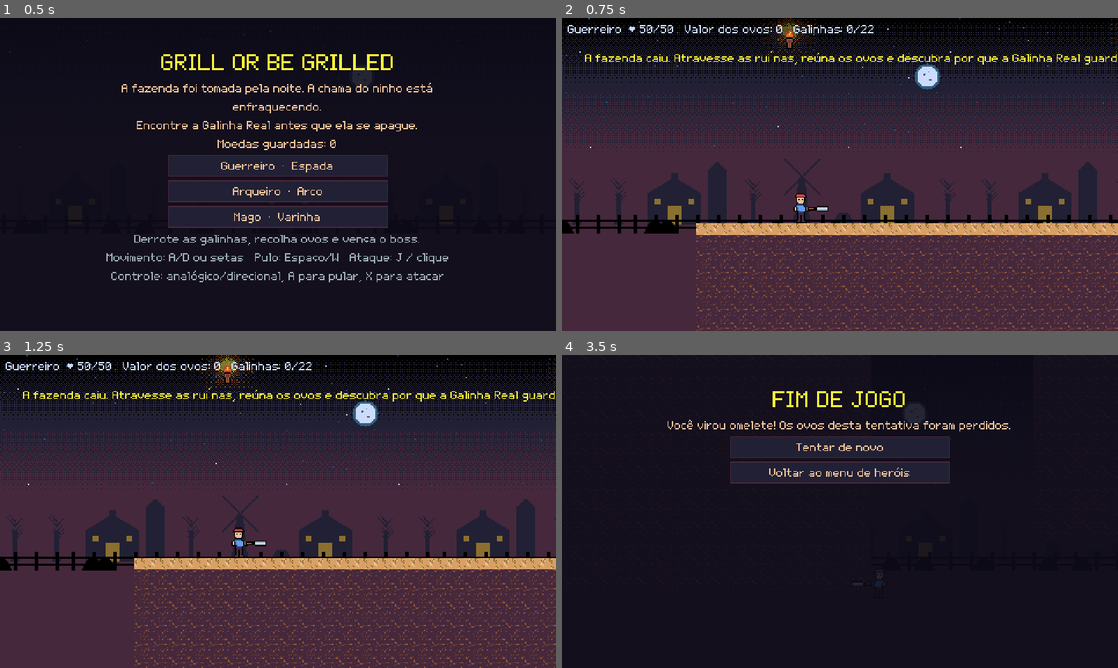
Above: before the commit, frames 1-4 (two rows, left to right).
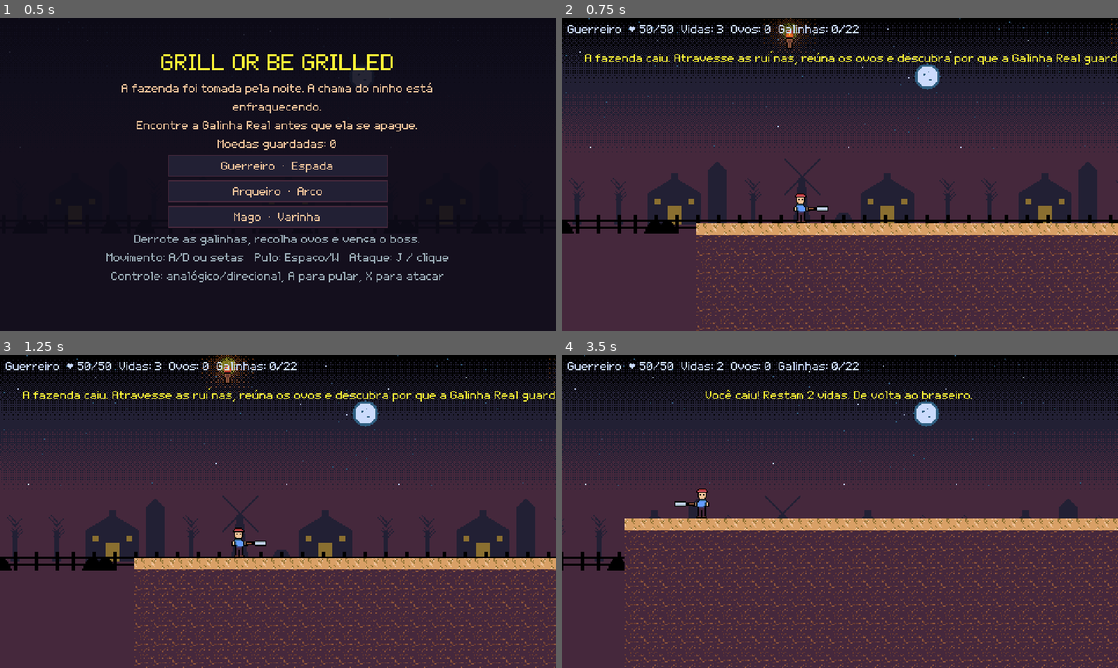
Above: after the commit, the same moments.

Repository: Douglas-Marcondes/grill-or-be-grilled
Game: Godot game, scene res://jogo.tscn
Two runs of this game, one before a commit and one after it. Both use one fixed random seed, a clock stepped at 60 frames per second and the inputs below.
Inputs:
- Up to frame 1 (0.5 s): no input
- Up to frame 2 (0.75 s): click "Guerreiro · Espada" at 0.5 s
- Up to frame 3 (1.25 s): no input
- Up to frame 4 (3.5 s): hold D (andar_direita) 1.28-2.78 s; tap J (atacar) at 1.35, 2.85 s; tap Space (pular) at 1.52, 2.27 s; tap Shift (esquivar) at 2.1 s; hold A (andar_esquerda) from 2.78 s (still down)

Frame 1 is identical in both runs. In frame 2, 0.3% of the frame differs, in the area x 21-56%, y 2-5%; in frame 3, 0.3%; in frame 4, 76%, in the area x 0-100%, y 0-100%.

Commit message:
Braseiros de checkpoint, 3 vidas e paredes no fim do mundo
- Braseiro (tocha fincada) acende ao passar, cura e marca o ponto de volta.
- Cair ou morrer gasta uma vida e volta ao braseiro; morrer na luta
  recompõe a Galinha Real. Sem vidas, a tentativa acaba como antes.
- Paredes invisíveis em x=0 e x=10000 e chão da arena até a parede: o
  salto da Galinha Real a levava para fora do mundo e a luta travava.
- Chefe acorda a 420px (entra no quadro), não a 620px.
- teste_dos_braseiros; teste de fumaça falha se o herói cair da arena.

Diff:
--- /dev/null
+++ b/grill-or-be-grilled/braseiro.gd
@@ -0,0 +1,51 @@
+extends Area2D
+
+## Braseiro de checkpoint: apagado ate o heroi passar, depois aceso para sempre.
+##
+## Acender cura o heroi e marca o ponto de volta: com 3 vidas, cair ou apanhar
+## devolve o jogador ao ultimo braseiro em vez do comeco dos 10000px da fase.
+## Reaproveita a tocha do cenario (scripts/tochas.gd) fincada no chao: apagado
+## mostra so o castical, aceso ganha chama e halo.
+##
+## Exemplo: um no em EditorPreview/Personagens/Braseiros no jogo.tscn vira um
+## braseiro na posicao do marcador (o pe do castical).
+
+const Tochas = preload("res://scripts/tochas.gd")
+
+## Altura do castical da tocha: ancorado pelo topo, sobe isso para pisar no chao.
+const ALTURA_DO_CASTICAL := 10.0
+
+var aceso := false
+var tocha: Node2D
+
+
+func _ready() -> void:
+	collision_layer = 0
+	collision_mask = 1
+	var forma := CollisionShape2D.new()
+	var retangulo := RectangleShape2D.new()
+	retangulo.size = Vector2(24, 60)
+	forma.shape = retangulo
+	forma.position.y = -30
+	add_child(forma)
+	tocha = Tochas.Tocha.new()
+	tocha.position.y = -ALTURA_DO_CASTICAL
+	add_child(tocha)
+	_mostrar_chama(false)
+	body_entered.connect(_on_body_entered)
+
+
+func _mostrar_chama(visivel: bool) -> void:
+	for parte in [tocha.chama, tocha.halo]:
+		if parte:
+			parte.visible = visivel
+
+
+func _on_body_entered(body: Node2D) -> void:
+	if aceso or not body.is_in_group("player"):
+		return
+	aceso = true
+	_mostrar_chama(true)
+	var game := get_tree().get_first_node_in_group("game")
+	if game:
+		game.checkpoint_reached(global_position)
--- a/grill-or-be-grilled/chicken_boss.gd
+++ b/grill-or-be-grilled/chicken_boss.gd
@@ -22,7 +22,9 @@
 	Golpe.SALTO: Color("df7126"),
 	Golpe.PENAS: Color("d95763"),
 }
-const DISTANCIA_DE_DESPERTAR := 620.0
+## Ela acorda quando entra no quadro; com 620px acordava antes de aparecer e o
+## braseiro da porta da arena caia dentro da luta.
+const DISTANCIA_DE_DESPERTAR := 420.0
 const VELOCIDADE_DA_INVESTIDA := 470.0
 const DURACAO_DA_INVESTIDA := 0.5
 const IMPULSO_DO_SALTO := -560.0
--- a/grill-or-be-grilled/fase1.gd
+++ b/grill-or-be-grilled/fase1.gd
@@ -5,6 +5,7 @@
 const BossScript = preload("res://chicken_boss.gd")
 const EggScript = preload("res://egg_pickup.gd")
 const EffectScript = preload("res://pixel_effect.gd")
+const BraseiroScript = preload("res://braseiro.gd")
 const TEMA = preload("res://tema_pixel.tres")
 const Terreno = preload("res://scripts/terreno.gd")
 const Tochas = preload("res://scripts/tochas.gd")
@@ -27,6 +28,10 @@
 var end_message := ""
 var proximo_marco := 4
 var boss_intro_shown := false
+## Vidas por tentativa: acabar com elas e o "fim de jogo" que perde os ovos.
+const VIDAS_POR_TENTATIVA := 3
+var vidas := VIDAS_POR_TENTATIVA
+var checkpoint := Vector2.ZERO
 
 func _ready() -> void:
 	var preview_characters := get_node_or_null("EditorPreview/Personagens")
@@ -56,6 +61,23 @@
 		return
 	Terreno.montar(level_art)
 	Tochas.montar(level_art)
+	_build_world_walls()
+
+
+func _build_world_walls() -> void:
+	"""Paredes invisiveis em x=0 e x=LEVEL_END. Sem elas o salto da Galinha
+	Real a levava para fora do fim da arena e ela caia para sempre: a luta
+	ficava impossivel de vencer (achado pelo teste de fumaca na arena)."""
+	for x in [0.0, LEVEL_END]:
+		var wall := StaticBody2D.new()
+		wall.collision_layer = 1
+		var shape := CollisionShape2D.new()
+		var rect := RectangleShape2D.new()
+		rect.size = Vector2(40, 2000)
+		shape.shape = rect
+		shape.position = Vector2(x + (20.0 if x > 0.0 else -20.0), 0)
+		wall.add_child(shape)
+		add_child(wall)
 
 
 func _build_ui() -> void:
@@ -110,6 +132,7 @@
 	_clear_level()
 	GameData.begin_run()
 	chickens_defeated = 0
+	vidas = VIDAS_POR_TENTATIVA
 	proximo_marco = 4
 	boss_intro_shown = false
 	screen = "playing"
@@ -122,9 +145,15 @@
 	for marker in egg_markers:
 		var egg_kind := int(marker.get_meta("egg_kind", 1))
 		_place_egg(marker.global_position, egg_kind)
+	for marker in get_node("EditorPreview/Personagens/Braseiros").get_children():
+		var braseiro := Area2D.new()
+		braseiro.set_script(BraseiroScript)
+		braseiro.position = marker.global_position
+		_register_level_object(braseiro)
+	checkpoint = get_node("EditorPreview/Personagens/Jogador").global_position
 	player = CharacterBody2D.new()
 	player.set_script(PlayerScript)
-	player.position = get_node("EditorPreview/Personagens/Jogador").global_position
+	player.position = checkpoint
 	player.configure(GameData.selected_class)
 	_register_level_object(player)
 	var camera := player.get_node_or_null("Camera2D") as Camera2D
@@ -257,19 +286,44 @@
 func boss_enraged() -> void:
 	show_message("A Galinha Real se enfurece! Os golpes ficam mais rápidos.", 3.0)
 
+func checkpoint_reached(at: Vector2) -> void:
+	checkpoint = at + Vector2(0, -2)
+	if is_instance_valid(player):
+		player.health = player.max_health
+	update_hud()
+	show_message("Braseiro aceso! Vida cheia. Se cair, você volta aqui.", 3.0)
+
 func player_died() -> void:
 	if screen != "playing":
+		return
+	vidas -= 1
+	if vidas > 0:
+		_respawn_player.call_deferred()
 		return
 	screen = "dead"
 	GameData.fail_run()
 	GameData.save_progress()
 	show_end_panel("Você virou omelete! Os ovos desta tentativa foram perdidos.", "Tentar de novo", func(): start_level())
 
+func _respawn_player() -> void:
+	"""Volta ao ultimo braseiro com vida cheia. A Galinha Real tambem se
+	recompoe: morrer na luta recomeca a luta, nao so a vida do heroi."""
+	if not is_instance_valid(player):
+		return
+	player.renascer(checkpoint)
+	if is_instance_valid(boss) and boss.despertou:
+		boss.queue_free()
+		boss = null
+		boss_intro_shown = false
+		_spawn_boss()
+	update_hud()
+	show_message("Você caiu! Restam %d vidas. De volta ao braseiro." % vidas if vidas > 1 else "Última vida! Cuidado.", 3.0)
+
 func update_hud() -> void:
 	if not hud_label:
 		return
 	if screen == "playing" and is_instance_valid(player):
-		hud_label.text = "%s  ♥ %d/%d   Valor dos ovos: %d   Galinhas: %d/%d" % [GameData.selected_class, player.health, player.max_health, GameData.run_eggs, chickens_defeated, total_chickens]
+		hud_label.text = "%s  ♥ %d/%d  Vidas: %d  Ovos: %d  Galinhas: %d/%d" % [GameData.selected_class, player.health, player.max_health, vidas, GameData.run_eggs, chickens_defeated, total_chickens]
 	else:
 		hud_label.text = "Ovos: %d   Moedas: %d" % [GameData.run_eggs, GameData.gold]
 
--- a/grill-or-be-grilled/ferramentas/teste_de_fumaca.gd
+++ b/grill-or-be-grilled/ferramentas/teste_de_fumaca.gd
@@ -68,9 +68,16 @@
 		printerr("FALHOU: %s" % falha)
 		get_tree().quit(1)
 		return
+	var vidas_antes: int = game.vidas
 	var dano_no_chefe := await _lutar_na_arena(game)
-	if dano_no_chefe <= 0:
-		printerr("FALHOU: a luta na arena nao feriu a Galinha Real")
+	if game.vidas < vidas_antes:
+		# Com 999 de vida so a queda mata: a arena tinha uma fresta no fim do
+		# mundo e a Galinha Real caia por ela, travando a luta.
+		falha = "o heroi caiu para fora da arena"
+	elif dano_no_chefe <= 0:
+		falha = "a luta na arena nao feriu a Galinha Real"
+	if not falha.is_empty():
+		printerr("FALHOU: %s" % falha)
 		get_tree().quit(1)
 		return
 	print("SMOKE_OK avancou=%.0fpx galinhas_restantes=%d dano_no_chefe=%d" % [avancou, get_tree().get_nodes_in_group("enemies").size(), dano_no_chefe])
@@ -94,9 +101,13 @@
 		_alternar("pular", passo, 70)
 		_alternar("esquivar", passo, 95)
 		await get_tree().physics_frame
+		if OS.has_environment("RASTRO") and passo % 15 == 0:
+			print("arena passo=%d heroi=(%.0f,%.0f) chefe=(%.0f,%.0f) vidas=%d" % [passo, jogador.global_position.x, jogador.global_position.y, chefe.global_position.x, chefe.global_position.y, game.vidas])
 		Input.action_release(lado)
 	for acao in ACOES + ["esquivar"]:
 		Input.action_release(acao)
+	if OS.has_environment("RASTRO"):
+		print("arena: chefe_valido=%s vidas=%d tela=%s" % [is_instance_valid(chefe), game.vidas, game.screen])
 	return 24 if not is_instance_valid(chefe) else chefe.max_health - chefe.health
 
 
--- /dev/null
+++ b/grill-or-be-grilled/ferramentas/teste_dos_braseiros.gd
@@ -0,0 +1,65 @@
+extends Node2D
+
+# Testes de checkpoint e vidas na fase de verdade: passar no braseiro acende,
+# cura e marca o ponto de volta; cair devolve ao braseiro gastando uma vida;
+# a ultima vida perdida encerra a tentativa.
+#
+#   ./Godot_v4.7.2-stable_linux.x86_64 --headless --path grill-or-be-grilled \
+#       res://ferramentas/teste_dos_braseiros.tscn
+
+var _falhas: PackedStringArray = []
+
+func _ready() -> void:
+	var game := preload("res://jogo.tscn").instantiate()
+	add_child(game)
+	await get_tree().process_frame
+	game.choose_class("Guerreiro")
+	for inimigo in get_tree().get_nodes_in_group("enemies"):
+		inimigo.queue_free()
+	await get_tree().physics_frame
+	var braseiro: Vector2 = game.get_node("EditorPreview/Personagens/Braseiros/Braseiro2").global_position
+	await _testar_acender(game, braseiro)
+	await _testar_queda_volta_ao_braseiro(game, braseiro)
+	await _testar_fim_das_vidas(game)
+	for falha in _falhas:
+		printerr("FALHOU: %s" % falha)
+	if _falhas.is_empty():
+		print("BRASEIROS_OK 3 verificacoes")
+	get_tree().quit(0 if _falhas.is_empty() else 1)
+
+
+func _testar_acender(game: Node, braseiro: Vector2) -> void:
+	game.player.health = 5
+	game.player.global_position = braseiro + Vector2(0, -2)
+	await _esperar(5)
+	_exigir("braseiro cura e marca a volta", game.player.health == game.player.max_health and game.checkpoint.distance_to(braseiro) < 4.0,
+		"vida=%d checkpoint=%s" % [game.player.health, game.checkpoint])
+
+
+func _testar_queda_volta_ao_braseiro(game: Node, braseiro: Vector2) -> void:
+	await _cair(game)
+	_exigir("queda volta ao braseiro com uma vida a menos",
+		game.screen == "playing" and game.vidas == 2 and game.player.global_position.distance_to(braseiro) < 20.0,
+		"tela=%s vidas=%d em %s" % [game.screen, game.vidas, game.player.global_position])
+
+
+func _testar_fim_das_vidas(game: Node) -> void:
+	await _cair(game)
+	await _cair(game)
+	_exigir("sem vidas a tentativa acaba", game.screen == "dead", "tela=%s vidas=%d" % [game.screen, game.vidas])
+
+
+func _cair(game: Node) -> void:
+	game.player.invulnerability = 0.0
+	game.player.global_position = Vector2(game.player.global_position.x, 900.0)
+	await _esperar(5)
+
+
+func _esperar(frames: int) -> void:
+	for frame in frames:
+		await get_tree().physics_frame
+
+
+func _exigir(nome: String, condicao: bool, detalhe: String) -> void:
+	if not condicao:
+		_falhas.append("%s: %s" % [nome, detalhe])
--- /dev/null
+++ b/grill-or-be-grilled/ferramentas/teste_dos_braseiros.tscn
@@ -0,0 +1,4 @@
+[gd_scene load_steps=2 format=3]
+[ext_resource type="Script" path="res://ferramentas/teste_dos_braseiros.gd" id="1"]
+[node name="TesteDosBraseiros" type="Node2D"]
+script = ExtResource("1")
--- a/grill-or-be-grilled/jogo.tscn
+++ b/grill-or-be-grilled/jogo.tscn
@@ -598,7 +598,7 @@
 position = Vector2(-19, -9.29155)
 scale = Vector2(1, 1.0291663)
 color = Color(0.341176, 0.262745, 0.305882, 1)
-polygon = PackedVector2Array(9140, 490, 9445, 492.91504, 9501, 505.54663, 9595, 518.1782, 9700, 519.1499, 9733, 517.20654, 9814, 511.3766, 9866, 504.57495, 9920, 490.00006, 9939, 480.28345, 10000, 490, 10000, 730, 9140, 730)
+polygon = PackedVector2Array(9140, 490, 9445, 492.91504, 9501, 505.54663, 9595, 518.1782, 9700, 519.1499, 9733, 517.20654, 9814, 511.3766, 9866, 504.57495, 9920, 490.00006, 9939, 480.28345, 10020, 490, 10020, 730, 9140, 730)
 
 [node name="Grama17" type="Polygon2D" parent="EditorPreview/Cenario" unique_id=1520934960]
 position = Vector2(-19, -4)
@@ -830,7 +830,7 @@
 metadata/tipo = "galo"
 
 [node name="Bot16" type="Polygon2D" parent="EditorPreview/Personagens/Bots" unique_id=1327343584]
-position = Vector2(9250, 486)
+position = Vector2(8300, 496)
 color = Color(1, 0.941176, 0.811765, 1)
 polygon = PackedVector2Array(-18, -30, 18, -30, 18, -4, -18, -4, -22, -20, -14, -36, -9, -32, -9, -20, 9, -20, 9, -32, 14, -36, 22, -20, 18, -4)
 metadata/tipo = "atiradeira"
@@ -867,6 +867,28 @@
 position = Vector2(8900, 426)
 color = Color(1, 0.941176, 0.811765, 1)
 polygon = PackedVector2Array(-18, -30, 18, -30, 18, -4, -18, -4, -22, -20, -14, -36, -9, -32, -9, -20, 9, -20, 9, -32, 14, -36, 22, -20, 18, -4)
+
+[node name="Braseiros" type="Node2D" parent="EditorPreview/Personagens"]
+
+[node name="Braseiro1" type="Polygon2D" parent="EditorPreview/Personagens/Braseiros"]
+position = Vector2(2400, 430)
+color = Color(0.87451, 0.443137, 0.14902, 1)
+polygon = PackedVector2Array(-4, 0, 4, 0, 4, -12, 7, -20, 0, -26, -7, -20, -4, -12)
+
+[node name="Braseiro2" type="Polygon2D" parent="EditorPreview/Personagens/Braseiros"]
+position = Vector2(4620, 370)
+color = Color(0.87451, 0.443137, 0.14902, 1)
+polygon = PackedVector2Array(-4, 0, 4, 0, 4, -12, 7, -20, 0, -26, -7, -20, -4, -12)
+
+[node name="Braseiro3" type="Polygon2D" parent="EditorPreview/Personagens/Braseiros"]
+position = Vector2(6900, 450)
+color = Color(0.87451, 0.443137, 0.14902, 1)
+polygon = PackedVector2Array(-4, 0, 4, 0, 4, -12, 7, -20, 0, -26, -7, -20, -4, -12)
+
+[node name="Braseiro4" type="Polygon2D" parent="EditorPreview/Personagens/Braseiros"]
+position = Vector2(9160, 494)
+color = Color(0.87451, 0.443137, 0.14902, 1)
+polygon = PackedVector2Array(-4, 0, 4, 0, 4, -12, 7, -20, 0, -26, -7, -20, -4, -12)
 
 [node name="GalinhaReal" type="Polygon2D" parent="EditorPreview/Personagens" unique_id=2121029183]
 position = Vector2(9650, 455)
--- a/grill-or-be-grilled/player.gd
+++ b/grill-or-be-grilled/player.gd
@@ -43,6 +43,7 @@
 ## virado de costas para a galinha, ele era jogado para dentro dela.
 const EMPURRAO := Vector2(190.0, -150.0)
 const INVULNERAVEL_APOS_DANO := 0.9
+const INVULNERAVEL_AO_RENASCER := 1.5
 ## Ressalto que o heroi sobe sem pular. 8px cobre a quina da capsula (3px) e as
 ## emendas do layout sem virar escada: degrau de verdade (20px+) ainda exige pulo.
 const ALTURA_DO_DEGRAU := 8.0
@@ -186,6 +187,16 @@
 		get_tree().current_scene.add_child(shot)
 		$"..".slash_effect(global_position + Vector2(facing * 23.0, ALTURA_DA_MAO), facing, true)
 
+func renascer(onde: Vector2) -> void:
+	"""Volta a `onde` com vida cheia e um respiro de invulnerabilidade."""
+	global_position = onde
+	velocity = Vector2.ZERO
+	knockback = 0.0
+	health = max_health
+	invulnerability = INVULNERAVEL_AO_RENASCER
+	set_physics_process(true)
+
+
 func take_damage(amount: int, origem: Vector2 = Vector2.INF) -> void:
 	"""Dano vindo de `origem` (posicao de quem bateu). Ignorado durante a
 	invulnerabilidade pos-dano e durante a esquiva."""
